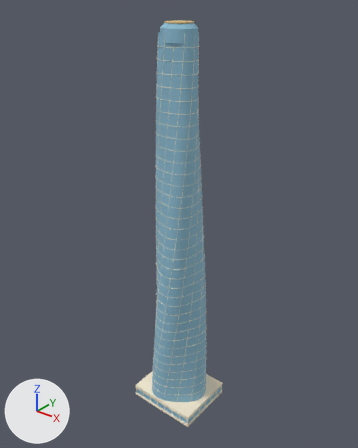
One commit to the glTF model public/assets/renovation/v2/models/shanghai-lod0.glb: the scene before it, then after it.
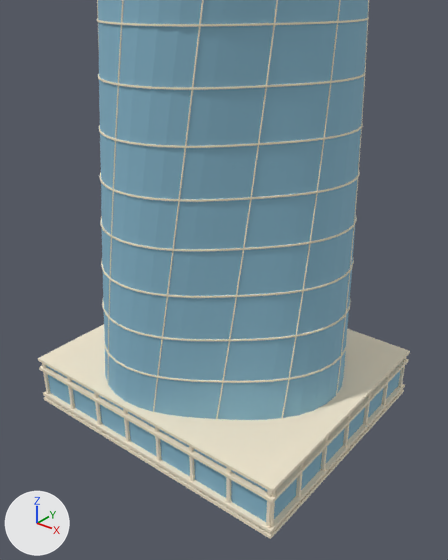
Each version appears first whole from a 50 mm camera at (77.3, -96.6, 122.2) aimed at (-1.3, 1.6, 61.4), and next in a close-up from a 50 mm camera at (25.2, -31.8, 30.1) aimed at (-2.2, 2.5, 8.9). The lights are fixed; the arrows at lower left show +X, +Y and +Z. The older version's two pictures come first. Where no turn or scale is listed for an object, it has been applied to the vertices. Vertices at exactly the same position are counted once.

In view in the first close-up: 'shanghai_architecture'.
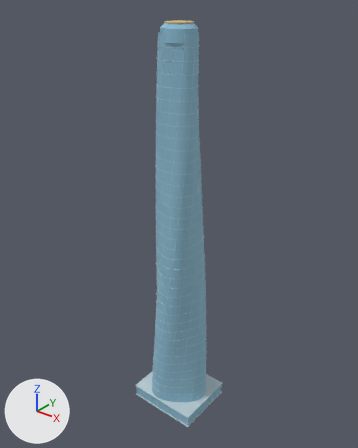
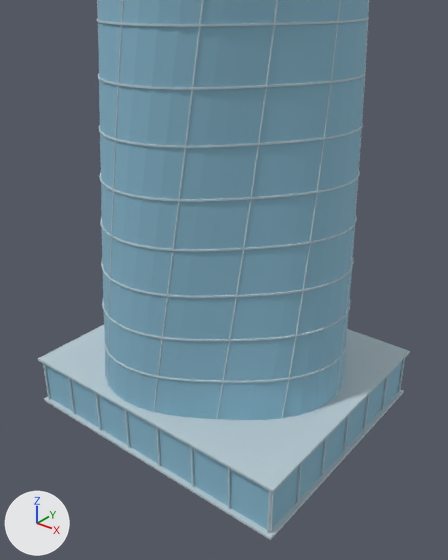
The change in detail:
Material 'frame' (mat_frame) is new.
Its base color is (0.5, 0.61, 0.66) (pale blue #bccdd4).
Its roughness is 0.75.
me_shanghai is used by ob_shanghai_architecture; location (0.0, 0.0, 0.0).
me_shanghai had 12708 vertices, 25028 faces and spanned x -10.9..10.9, y -9.4..9.4, z 0.0..114.3.
me_shanghai now has 12692 vertices, 25004 faces and spans x -10.9..10.9, y -9.4..9.4, z 0.0..114.3.
me_shanghai part 1: the loose piece of 8 vertices spanning x 1.4..1.6, y -9.2..-9.0, z 0.1..3.8 is moved by (-3.0, 0.0, 0.0), in mat_frame (pale blue #bccdd4).
me_shanghai part 2: the loose piece of 8 vertices spanning x 10.5..10.7, y 2.9..3.1, z 0.1..3.8 is moved by (0.0, -6.0, 0.0), in mat_frame (pale blue #bccdd4).
me_shanghai part 3: the loose piece of 8 vertices spanning x -10.9..10.9, y -9.4..9.4, z 3.1..3.3 is deleted.
me_shanghai part 4: the loose piece of 8 vertices spanning x -10.9..10.9, y -9.4..9.4, z 0.7..0.9 is deleted.
Part 5, on me_shanghai:
24 vertices in x -10.6..10.6, y -9.2, z 0.1..3.8 move by (0.0, 0.1, 0.0).
24 vertices in x -10.6..10.6, y 9.2, z 0.1..3.8 move by (0.0, -0.1, 0.0).
8 vertices in x -10.7..10.7, y -3.1, z 0.1..3.8 move by (0.0, 6.1, 0.0).
8 vertices in x -10.7..10.7, y -2.9, z 0.1..3.8 move by (0.0, 5.9, 0.0).
4 vertices in x -10.9..10.9, y -9.4..9.4, z 0.5 move by (0.0, 0.0, -0.2).
4 vertices in x -1.6, y -9.0..9.0, z 0.1..3.8 move by (3.1, 0.0, 0.0).
96 vertices move within x -10.9..10.9, y -9.4..9.4, z 0.1..3.8.
me_shanghai part 6: 21072 faces spanning x -10.9..10.9, y -9.4..9.4, z 0.0..112.0 switch from mat_trim_003 (pale yellow #f7ebd1) to mat_frame (pale blue #bccdd4).
Other edits to the shape of me_shanghai do not show in these pictures.

What differs and where, as boxes (x1, y1, x2, y2) in the close-ups (448 x 560 px; the box of a moved part takes in the faces that stretch with it):
'shanghai_architecture', reshaped
    before: (38, 0, 410, 539)
    after: (38, 0, 410, 540)
part 1 of me_shanghai, moved or reshaped
    before: (155, 427, 161, 466)
    after: (124, 409, 130, 448)
part 2 of me_shanghai, moved or reshaped
    before: (363, 393, 371, 425)
    after: (321, 438, 327, 477)
part 3 of me_shanghai, deleted
    before: (39, 359, 409, 503)
part 4 of me_shanghai, deleted
    before: (43, 384, 405, 533)
part 5 of me_shanghai, moved or reshaped
    before: (42, 358, 406, 539)
    after: (43, 358, 405, 540)
part 6 of me_shanghai, recoloured
    both: (38, 0, 410, 539)
